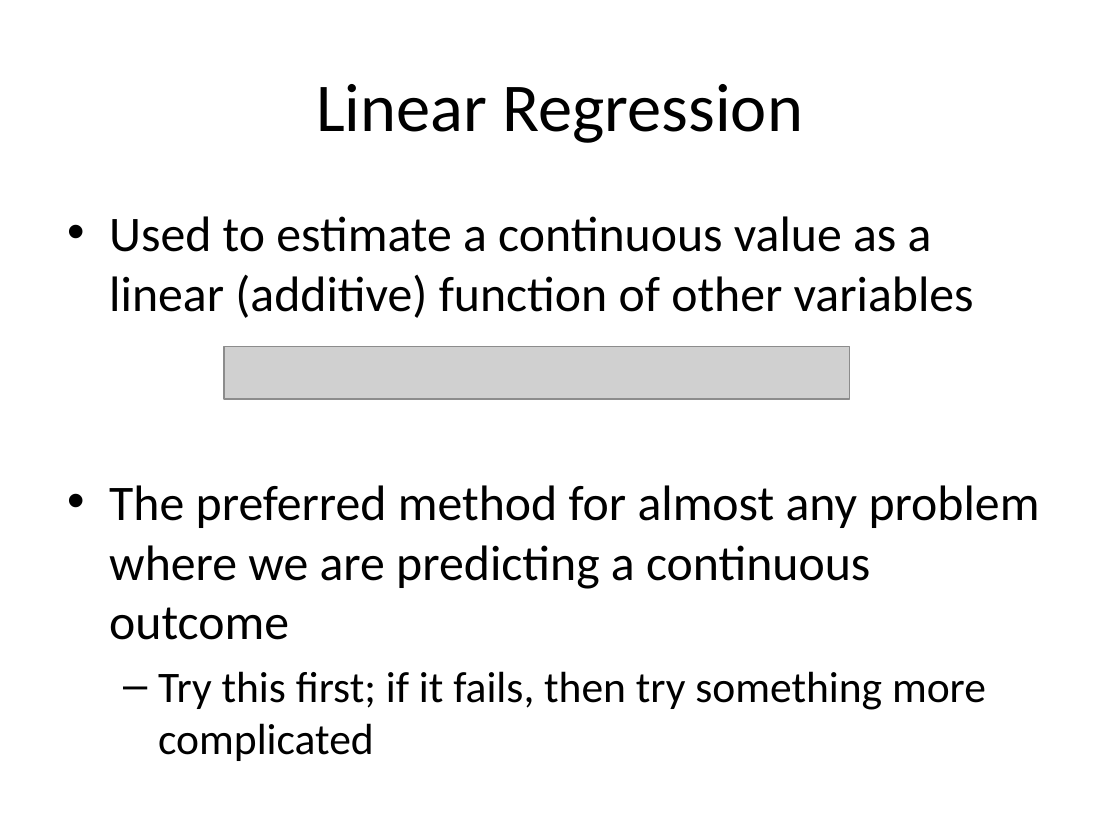
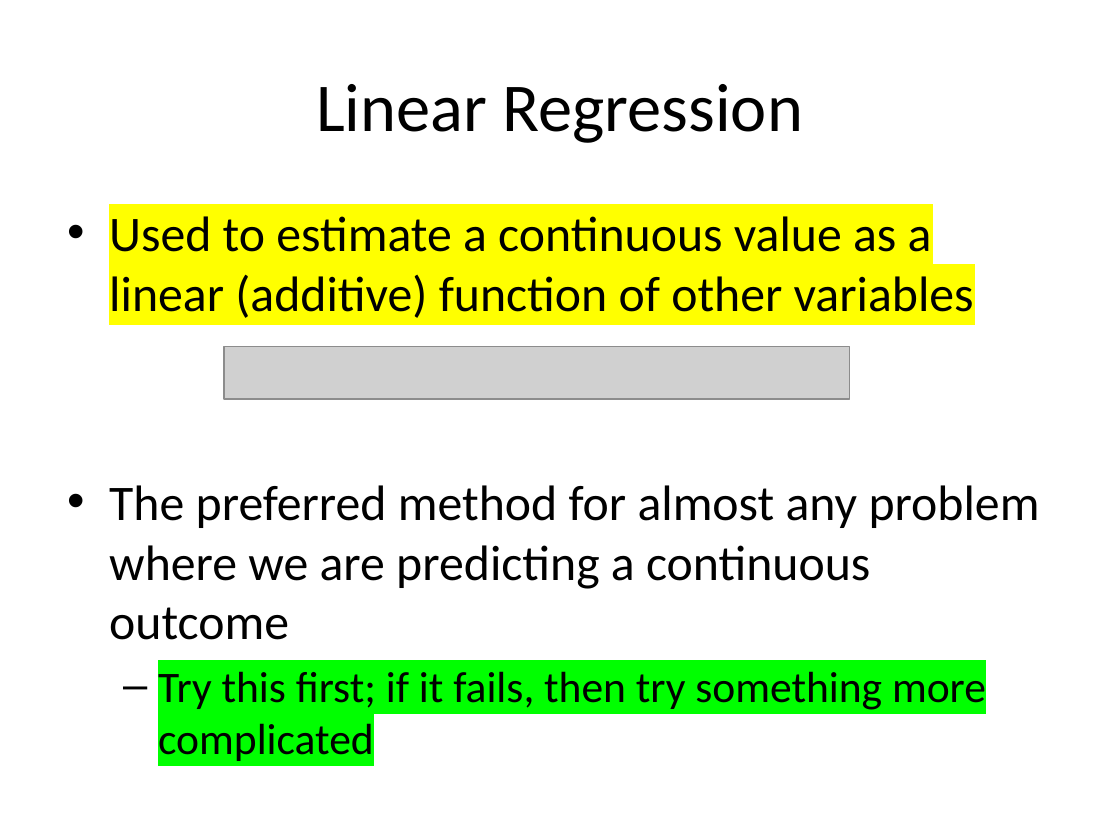
Before and after one commit to BasmaElhoseny01/Big-Data-Labs, a slide deck: slide 7 of Lab 5 - Predictive Analysis II/Linear Regression.pptx. Drawn at 1120x840 pixels with LibreOffice and Linux fonts; fonts in the diff are those of the drawing; grey boxes stand for pictures. Boxes give left, top, right and bottom in pixels: in the first picture for what was removed or moved away, otherwise in the second. Text is boxed around its words. In the diff, an @@ line names an element or a change of style, - is before the commit and + after.

Commit message:
Lab 5Linear Regession not complete

```diff
--- a/Lab 5 - Predictive Analysis II/Linear Regression.pptx
+++ b/Lab 5 - Predictive Analysis II/Linear Regression.pptx
@@ text at box(109, 216, 986, 761): highlight none to #FFFF00 in "Used to estimate a continuous value as ..."; highlight none to #00FF00 in "Try this first; if it fails, then ..." @@
```
Also in this commit, not shown: 13 other slides changed, 7 other files.
